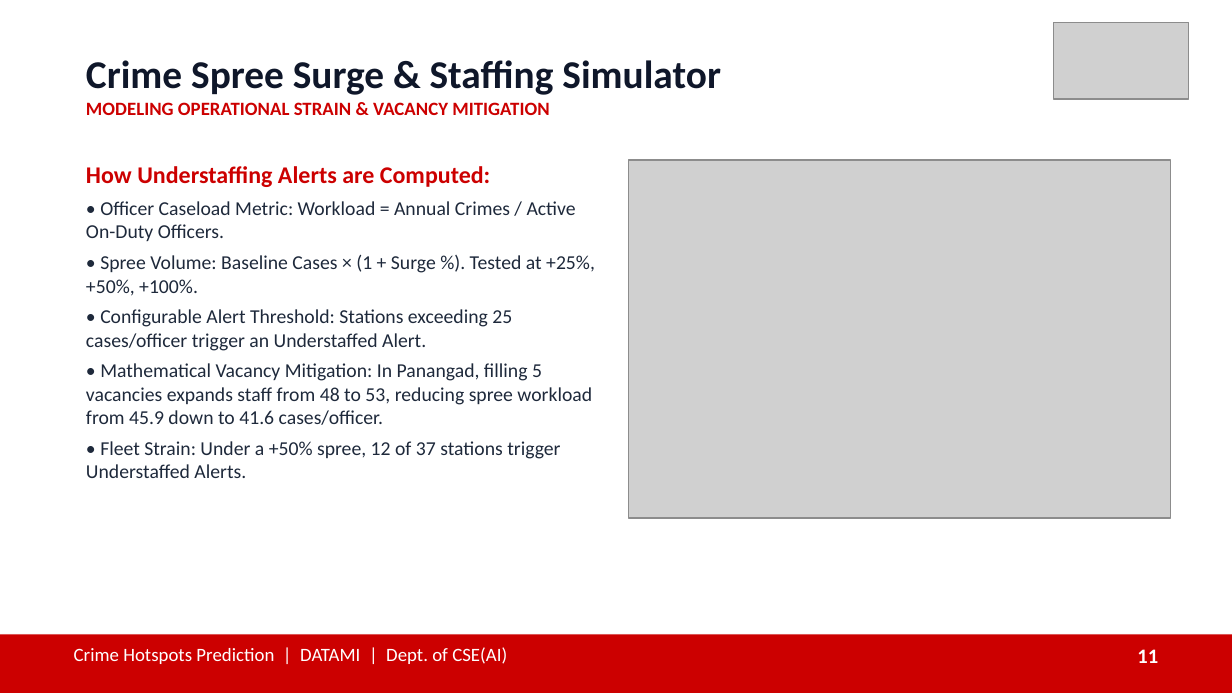
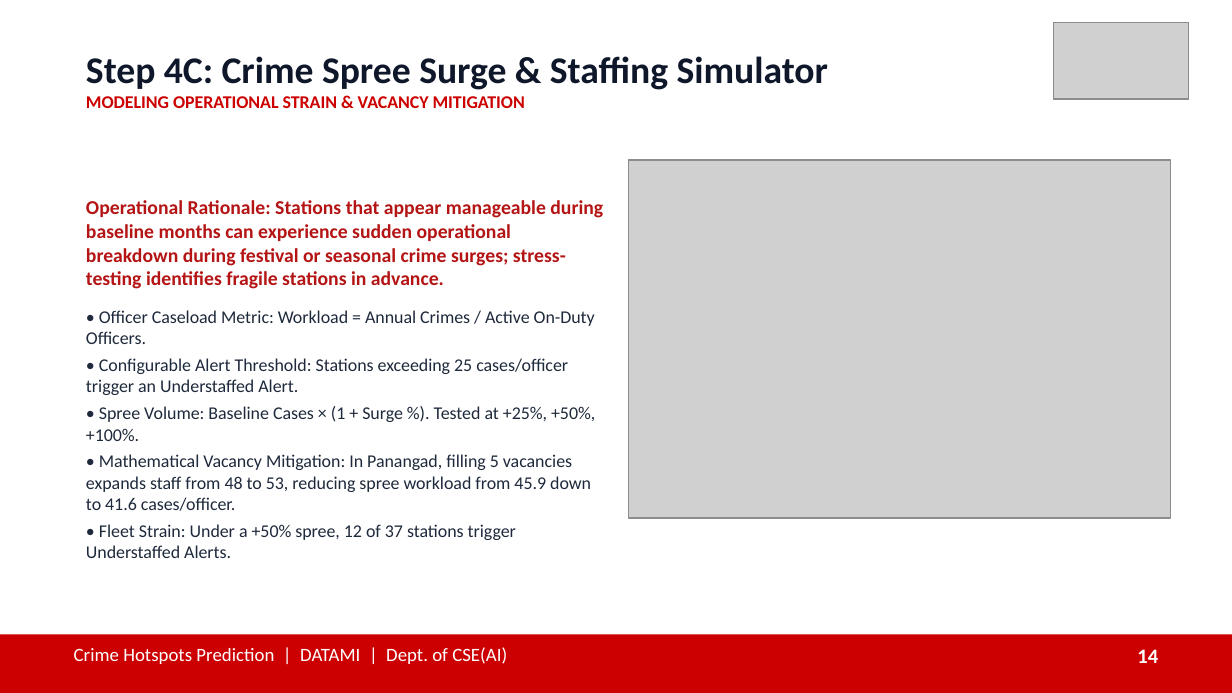
Before and after one commit to JVN321/DATAMI, a slide deck: slide 14 of presentation/Crime_Hotspots_Prediction_DATAMI.pptx (slide 11 before the commit). Drawn at 1232x693 pixels with LibreOffice and Linux fonts; fonts in the diff are those of the drawing; grey boxes stand for pictures. Boxes give left, top, right and bottom in pixels: in the first picture for what was removed or moved away, otherwise in the second. Text is boxed around its words. In the diff, an @@ line names an element or a change of style, - is before the commit and + after.

Commit message:
feat: expand presentation structure with 19 detailed slides and syllabus mappings

```diff
--- a/presentation/Crime_Hotspots_Prediction_DATAMI.pptx
+++ b/presentation/Crime_Hotspots_Prediction_DATAMI.pptx
@@ text at (86, 56, 828, 90): text changed; size 23 to 22 pt @@
-Crime Spree Surge & Staffing Simulator
+Step 4C: Crime Spree Surge & Staffing Simulator
@@ text at (86, 96, 525, 108): size 11 to 10.5 pt in "MODELING OPERATIONAL STRAIN & VACANCY MITIGATION" @@
@@ text "Operational Rationale: Stations that appear ...": place and size @@
-text "Operational Rationale: Stations that appear ..." at (86, 166, 595, 478)
+text "Operational Rationale: Stations that appear ..." at (86, 200, 603, 558)
@@ text at (86, 200, 603, 289): text changed; size 14 to 11.5 pt; text colour #CC0000 to #B41414 @@
-How Understaffing Alerts are Computed:
+Operational Rationale: Stations that appear manageable during baseline months can experience sudden operational breakdown during festival or seasonal crime surges; stress-testing identifies fragile stations in advance.
@@ text at (86, 309, 512, 351): paragraph removed @@
-• Configurable Alert Threshold: Stations exceeding 25 cases/officer trigger an Understaffed Alert.
@@ text at (86, 310, 595, 558): size 11.5 to 10.5 pt in "• Officer Caseload Metric: Workload = Annual ...", "• Spree Volume: Baseline Cases × (1 ...", "• Mathematical Vacancy Mitigation: In Panangad, filling ...", "• Fleet Strain: Under a +50% spree, ..."; less space between paragraphs @@
@@ text at (86, 358, 568, 395): paragraph added @@
+• Configurable Alert Threshold: Stations exceeding 25 cases/officer trigger an Understaffed Alert.
@@ text at (1137, 649, 1158, 663): text changed @@
-11
+14
```
Also in this commit, not shown: 15 other slides changed, 4 slides added, 1 slide removed, 25 other files.
